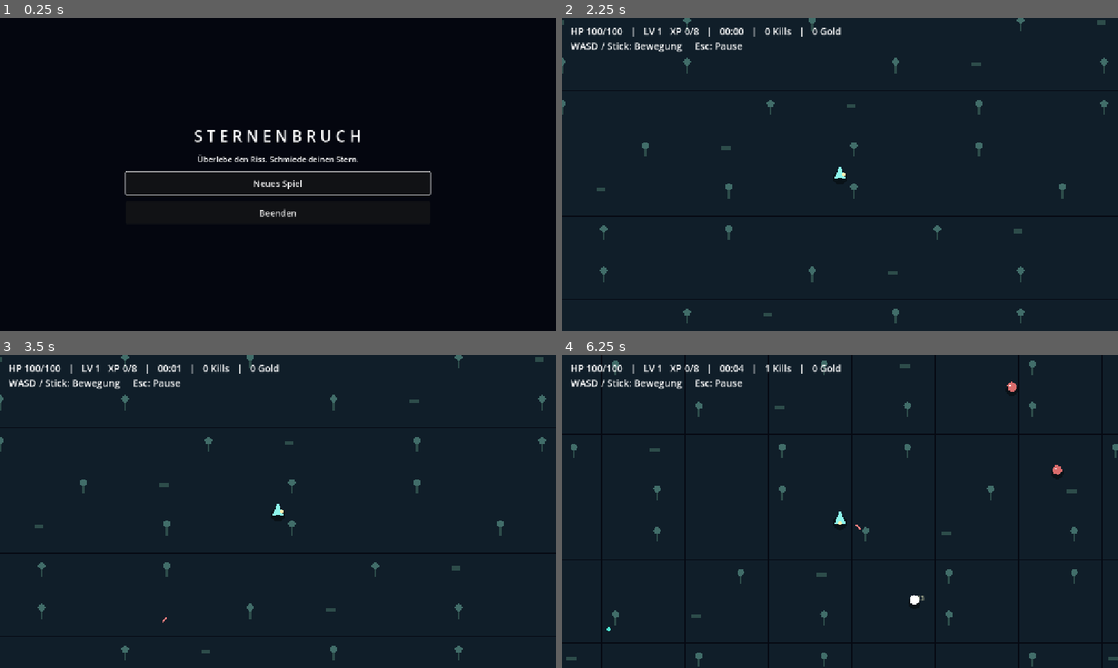
Above: before the commit, frames 1-4 (two rows, left to right).
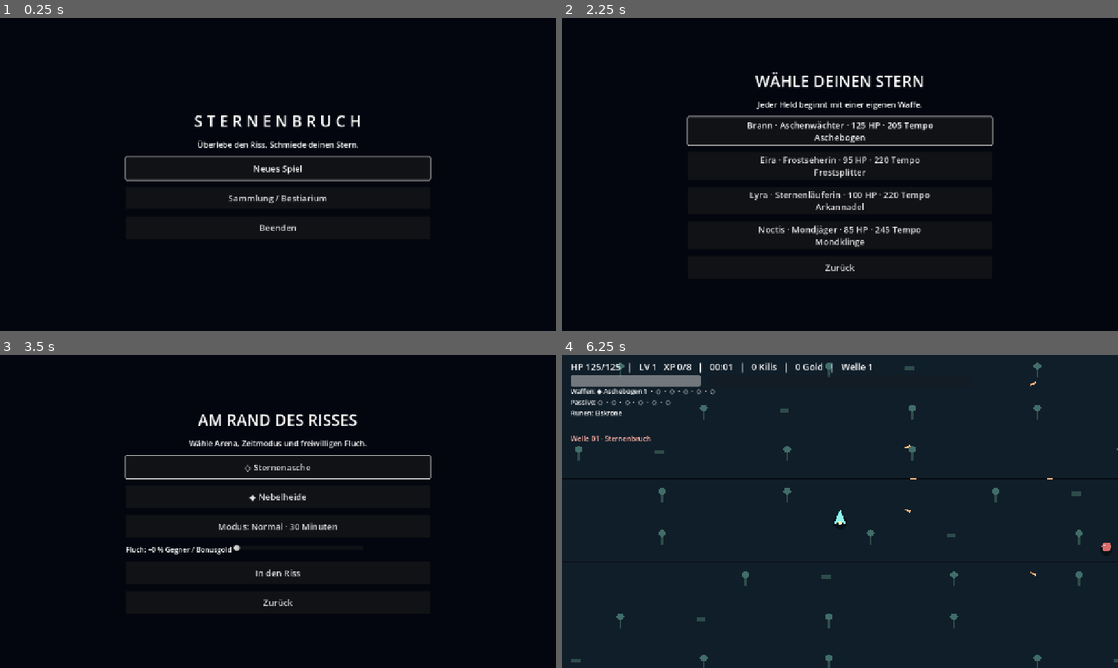
Above: after the commit, the same moments.

Repository: RaphaelGebauer/NULLBORN
Game: Godot game, scene res://scenes/main_menu.tscn
Two runs of this game, one before a commit and one after it. Both use one fixed random seed, a clock stepped at 60 frames per second and the inputs below.
Inputs (mouse positions are in pixels of both pictures, inside the frame that each line leads up to):
- Up to frame 1 (0.25 s): no input
- Up to frame 2 (2.25 s): click (840, 199) at 0.5 s, where only the run after the commit has a clickable "Sammlung / Bestiarium"; click (840, 290) at 1.25 s, where only the run after the commit has a clickable "Zurück"; click "Neues Spiel" at 2 s
- Up to frame 3 (3.5 s): click (278, 467) at 2.75 s, where only the run after the commit has a clickable "Brann · Aschenwächter · 125 H…"
- Up to frame 4 (6.25 s): click (840, 574) at 3.5 s, where only the run after the commit has a clickable "In den Riss"; click (840, 498) at 4.25 s, where only the run after the commit has a clickable "1 · Eiskrone 8 % Slow-Chance …"; tap Enter at 5 s; hold D (move_right) 5.03-5.78 s; tap 1 at 5.1 s; tap 2 at 5.3, 5.85 s; hold S (move_down) from 5.78 s (still down); tap 3 at 6.05 s

The runs differ from the first frame. In frame 1, 3.5% of the frame differs, in the area x 22-78%, y 31-68%; in frame 2, 77%; in frame 3, 79%, in the area x 0-100%, y 0-100%; in frame 4, 4.2%.

Commit message:
feat: phase C complete run progression, bosses, evolution and modal flow

Diff:
--- /dev/null
+++ b/scenes/game.tscn
@@ -0,0 +1,4 @@
+[gd_scene load_steps=2 format=3]
+[ext_resource type="Script" path="res://scripts/world.gd" id="1"]
+[node name="Arena" type="Node2D"]
+script = ExtResource("1")
--- /dev/null
+++ b/scenes/player.tscn
@@ -0,0 +1,4 @@
+[gd_scene load_steps=2 format=3]
+[ext_resource type="Script" path="res://scripts/player.gd" id="1"]
+[node name="Player" type="CharacterBody2D"]
+script = ExtResource("1")
--- a/scripts/app.gd
+++ b/scripts/app.gd
@@ -10,6 +10,15 @@
 var state: String = "MENU"
 var cards: Array = []
 var banishing: bool = false
+var selected_hero: String = "lyra"
+var selected_stage: String = "mist"
+var selected_fast: bool = false
+var selected_curse: float = 0
+var catalog=preload("res://scripts/data/registry.gd").new()
+var hp_bar: ProgressBar
+var xp_bar: ProgressBar
+var build_label: Label
+var boss_label: Label
 func _ready() -> void:
 	process_mode=Node.PROCESS_MODE_ALWAYS
 	setup_input()
@@ -70,39 +79,123 @@
 		remove_child(world)
 		world.queue_free()
 	box("S T E R N E N B R U C H","Überlebe den Riss. Schmiede deinen Stern.")
-	button("Neues Spiel",start_run)
+	button("Neues Spiel",character_select)
+	button("Sammlung / Bestiarium",collection)
 	button("Beenden",func(): get_tree().quit())
 func start_run() -> void:
 	model=Model.new()
+	model.rng.randomize()
+	model.hero=selected_hero
+	model.stage=selected_stage
+	model.fast=selected_fast
+	model.curse=selected_curse
+	model.weapons={catalog.get_def(selected_hero).values.weapon:1}
+	model.recalculate()
 	events.clear()
 	model.modal_requested.connect(func(kind): events.append(kind))
 	model.ended.connect(result)
-	world=World.new()
+	world=preload("res://scenes/game.tscn").instantiate()
 	world.model=model
 	world.process_mode=Node.PROCESS_MODE_PAUSABLE
 	add_child(world)
+	events.append("RUNE")
 	resume()
 func resume() -> void:
+	if model.finished: return
 	state="RUNNING"
 	clear_ui()
 	hud=Label.new()
-	hud.position=Vector2(20,15)
-	hud.add_theme_font_size_override("font_size",22)
+	hud.position=Vector2(20,12)
+	hud.add_theme_font_size_override("font_size",21)
 	ui.add_child(hud)
+	hp_bar=ProgressBar.new()
+	hp_bar.position=Vector2(20,46)
+	hp_bar.size=Vector2(300,18)
+	hp_bar.show_percentage=false
+	ui.add_child(hp_bar)
+	xp_bar=ProgressBar.new()
+	xp_bar.position=Vector2(340,46)
+	xp_bar.size=Vector2(600,18)
+	xp_bar.show_percentage=false
+	ui.add_child(xp_bar)
+	build_label=Label.new()
+	build_label.position=Vector2(20,72)
+	build_label.add_theme_font_size_override("font_size",15)
+	ui.add_child(build_label)
+	boss_label=Label.new()
+	boss_label.position=Vector2(20,155)
+	boss_label.modulate=Color("ffb1a5")
+	ui.add_child(boss_label)
 	get_tree().paused=false
+func build_text() -> String:
+	var rows: Array=[]
+	for pair in [["Waffen",model.weapons],["Passive",model.passives]]:
+		var names: Array=[]
+		for id in pair[1]: names.append("◆ %s %d" % [model.title(id),pair[1][id]])
+		for i in range(6-pair[1].size()): names.append("◇")
+		rows.append(pair[0]+": "+"  ·  ".join(names))
+	var names: Array=[]
+	for id in model.runes: names.append(model.title(id))
+	rows.append("Runen: "+" · ".join(names))
+	return "\n".join(rows)
 func _process(_delta: float) -> void:
 	if state=="RUNNING":
-		hud.text="HP %d/%d   |   LV %d   XP %d/%d   |   %02d:%02d   |   %d Kills   |   %d Gold\nWASD / Stick: Bewegung     Esc: Pause" % [model.hp,model.max_hp,model.level,model.xp,model.required_xp(),int(model.time)/60,int(model.time)%60,model.kills,model.gold]
+		hud.text="HP %d/%d   |   LV %d   XP %d/%d   |   %02d:%02d   |   %d Kills   |   %d Gold   |   Welle %d" % [model.hp,model.max_hp,model.level,model.xp,model.required_xp(),int(model.time)/60,int(model.time)%60,model.kills,model.gold,mini(30,int(model.time)/60+1)]
+		hp_bar.max_value=model.max_hp
+		hp_bar.value=model.hp
+		xp_bar.max_value=model.required_xp()
+		xp_bar.value=model.xp
+		build_label.text=build_text()
+		boss_label.text=""
+		for e in world.enemies:
+			if e.boss: boss_label.text+="%s   %d / %d HP\n" % [model.title(e.kind),maxi(0,int(e.hp)),int(e.max_hp)]
+		var seconds: int=int(model.time)%60
+		if seconds>=50 and int(model.time)/60 in [4,9,14,19,24,28]: boss_label.text+="⚠ Boss-Ankunft in %d Sekunden" % (60-seconds)
+		if seconds<3: boss_label.text+="\n"+catalog.get_def("wave_%02d" % mini(29,int(model.time)/60)).display_name
 		if not events.is_empty(): show_event()
 func show_event() -> void:
+	if model.finished: return
 	state=events.pop_front()
 	get_tree().paused=true
-	cards=model.offers()
-	box("STERNENAUFSTIEG · Level %d" % model.level,"Wähle eine Verstärkung. Die Welt wartet.")
-	for i in range(3): button("%d  ·  %s\n%s" % [i+1,model.title(cards[i]),model.describe(cards[i])],choose.bind(i))
-	button("Neu würfeln [R] · %d" % model.rerolls,reroll_cards).disabled=model.rerolls<=0
-	button("Überspringen [T] · %d" % model.skips,skip_cards).disabled=model.skips<=0
-	button("Verbannen [B] · %d (danach Karte wählen)" % model.banishes,toggle_banish).disabled=model.banishes<=0
+	banishing=false
+	match state:
+		"LEVELUP":
+			cards=model.offers()
+			redraw_cards()
+		"RUNE":
+			var pool: Array=catalog.catalogs.rune.keys().filter(func(id):return not id in model.runes)
+			cards=[]
+			while cards.size()<3 and not pool.is_empty(): cards.append(pool.pop_at(model.rng.randi_range(0,pool.size()-1)))
+			box("RUNENSEGEN","Wähle einen dauerhaften Segen für diesen Run. Kein Ausrüstungsslot nötig.")
+			for i in range(cards.size()): button("%d · %s\n%s" % [i+1,model.title(cards[i]),catalog.get_def(cards[i]).description],choose_rune.bind(i))
+		"CHEST","CHEST_EVOLUTION": open_chest(state=="CHEST_EVOLUTION")
+func choose_rune(index: int) -> void:
+	if state!="RUNE" or index>=cards.size(): return
+	model.add_rune(cards[index])
+	resume()
+func open_chest(eligible: bool) -> void:
+	var evolution: String=model.evolution(eligible)
+	var reward: int=model.rng.randi_range(60,140)
+	var lines: String=""
+	if evolution!="": lines="Neue Evolution!\n"+model.title(evolution)+"\n"+catalog.get_def(evolution).description
+	else:
+		var owned: Array=[]
+		for id in model.legal():
+			if model.weapons.has(id) or model.passives.has(id): owned.append(id)
+		if owned.is_empty(): reward=100
+		else:
+			var rewards: int=1
+			if model.rng.randf()<minf(.12,.015*model.luck): rewards=2
+			if model.rng.randf()<minf(.025,.003*model.luck): rewards=3
+			for i in range(rewards):
+				if owned.is_empty(): break
+				var id: String=owned.pop_at(model.rng.randi_range(0,owned.size()-1))
+				model.upgrade(id)
+				lines+="Verstärkt: "+model.title(id)+"\n"
+	model.gold+=roundi(reward*model.greed)
+	state="CHEST"
+	box("STERNENTRUHE",lines+"\n+%d Gold" % roundi(reward*model.greed))
+	button("Belohnung annehmen",resume)
 func choose(index: int) -> void:
 	if state!="LEVELUP": return
 	if banishing:
@@ -127,9 +220,18 @@
 		else:
 			state="PAUSED"
 			get_tree().paused=true
-			box("PAUSE")
+			box("PAUSE",build_text())
+			var recipes: String=""
+			for recipe in catalog.catalogs.evolution.values():
+				var owned: bool=false
+				for base in recipe.values.bases:
+					if model.weapons.has(base): owned=true
+				if owned: recipes+=recipe.display_name+": "+recipe.description+"\n"
+			label(recipes,14)
 			button("Weiter",resume)
-			button("Zum Menü",menu)
+			button("Run beenden",confirm_end)
+	if event is InputEventKey and event.pressed and not event.echo and state=="RUNE":
+		if event.keycode in [KEY_1,KEY_2,KEY_3]: choose_rune(event.keycode-KEY_1)
 	if event is InputEventKey and event.pressed and not event.echo and state=="LEVELUP":
 		if event.keycode in [KEY_1,KEY_2,KEY_3]: choose(event.keycode-KEY_1)
 		if event.keycode==KEY_R: reroll_cards()
@@ -160,3 +262,53 @@
 	if state=="LEVELUP" and model.banishes>0:
 		banishing=not banishing
 		redraw_cards()
+
+func character_select() -> void:
+	state="MENU"
+	box("WÄHLE DEINEN STERN","Jeder Held beginnt mit einer eigenen Waffe.")
+	for id in catalog.catalogs.character:
+		var d: Resource=catalog.get_def(id)
+		button("%s · %d HP · %d Tempo\n%s" % [d.display_name,d.values.hp,d.values.speed,catalog.get_def(d.values.weapon).display_name],select_hero.bind(id))
+	button("Zurück",menu)
+func select_hero(id: String) -> void:
+	selected_hero=id
+	stage_select()
+func stage_select() -> void:
+	box("AM RAND DES RISSES","Wähle Arena, Zeitmodus und freiwilligen Fluch.")
+	for id in catalog.catalogs.stage:
+		button(("◆ " if selected_stage==id else "◇ ")+catalog.get_def(id).display_name,func(): selected_stage=id; stage_select())
+	button("Modus: "+("Schnell · 15 Minuten" if selected_fast else "Normal · 30 Minuten"),func(): selected_fast=not selected_fast; stage_select())
+	var row:=HBoxContainer.new()
+	panel.add_child(row)
+	var text:=Label.new()
+	text.text="Fluch: +%d %% Gegner / Bonusgold" % roundi(selected_curse*100)
+	row.add_child(text)
+	var slider:=HSlider.new()
+	slider.min_value=0
+	slider.max_value=.5
+	slider.step=.1
+	slider.value=selected_curse
+	slider.custom_minimum_size.x=300
+	slider.value_changed.connect(func(v): selected_curse=v; text.text="Fluch: +%d %% Gegner / Bonusgold" % roundi(v*100))
+	row.add_child(slider)
+	button("In den Riss",start_run)
+	button("Zurück",character_select)
+func collection() -> void:
+	box("SAMMLUNG / BESTIARIUM")
+	var scroll:=ScrollContainer.new()
+	scroll.custom_minimum_size=Vector2(900,450)
+	panel.add_child(scroll)
+	var text:=RichTextLabel.new()
+	text.custom_minimum_size=Vector2(850,0)
+	text.fit_content=true
+	var lines: String=""
+	for kind in catalog.catalogs:
+		lines+="\n"+{"weapon":"WAFFEN","passive":"PASSIVE","enemy":"BESTIARIUM","character":"HELDEN","wave":"WELLEN","evolution":"REZEPTE","rune":"RUNEN","stage":"ARENEN"}[kind]+"\n"
+		for d in catalog.catalogs[kind].values(): lines+=d.display_name+" · "+d.description+"\n"
+	text.text=lines
+	scroll.add_child(text)
+	button("Zurück",menu)
+func confirm_end() -> void:
+	box("RUN BEENDEN?","Der Run endet als Niederlage. Erhaltenes Gold bleibt erhalten.")
+	button("Weiterspielen",resume)
+	button("Run abschließen",func(): model.finish(false))
--- a/scripts/world.gd
+++ b/scripts/world.gd
@@ -27,7 +27,7 @@
 var screen_shake: bool=true
 signal sound_requested(kind: String)
 func _ready() -> void:
-	player=Player.new()
+	player=preload("res://scenes/player.tscn").instantiate()
 	add_child(player)
 	combat.world=self
 func ring_position() -> Vector2:
--- a/tests/test_runner.gd
+++ b/tests/test_runner.gd
@@ -79,6 +79,47 @@
 	combat_world.collect(coin)
 	combat_world.collect(coin)
 	check(scene.model.gold==before+5,"Gold nur einmal gesammelt")
+	var evo=load("res://scripts/run_model.gd").new()
+	evo.weapons={"arcane_needle":8}
+	check(evo.evolution(true)=="","Evolution braucht Katalysator")
+	evo.passives={"power_core":1}
+	check(evo.evolution(false)=="","Alte Boss-Truhe bleibt nicht evolutionsfähig")
+	check(evo.evolution(true)=="star_piercer" and evo.weapons.size()==1 and not evo.weapons.has("arcane_needle"),"Evolution ersetzt Basis, erhält Slotzahl")
+	evo.weapons={"ash_bow":8,"frost_shard":8}
+	evo.passives={"runner_boots":1}
+	check(evo.evolution(true)=="dusk_storm" and evo.weapons.size()==1,"Fusion hat Vorrang und gibt Slot frei")
+	for recipe in registry.catalogs.evolution.values():
+		var v: Dictionary=registry.weapon_values(recipe.id,1)
+		check(v.damage>0 and v.get("evolved",false),"Funktionale Evolutionsdaten "+recipe.id)
+	for pair in [[5,"astral_guardian"],[10,"void_queen"],[29,"storm_core"]]:
+		combat_world.enemies.clear()
+		scene.model.time=pair[0]*60
+		combat_world._physics_process(.016)
+		check(combat_world.enemies.any(func(enemy):return enemy.kind==pair[1]),"Bosswelle "+str(pair[0]))
+	var winner=load("res://scripts/run_model.gd").new()
+	var results: Array=[]
+	winner.ended.connect(func(v):results.append(v))
+	winner.time=1799.9
+	winner.tick(.2)
+	winner.finish(true)
+	winner.hurt(999)
+	check(results==[true],"Sieg bei 30:00 und genau ein Endereignis")
+	scene.events=["LEVELUP","CHEST","RUNE"]
+	scene.show_event()
+	check(scene.state=="LEVELUP" and paused,"Level-Modal pausiert SceneTree")
+	var clock: float=scene.model.time
+	var combat_clock: float=combat_world.combat.elapsed
+	await process_frame
+	await physics_frame
+	check(scene.model.time==clock and combat_world.combat.elapsed==combat_clock,"Pause stoppt Timer, Kampf und Welt")
+	scene.choose(0)
+	scene.show_event()
+	check(scene.state=="CHEST","Truhe nach Level-up serialisiert")
+	scene.resume()
+	scene.show_event()
+	check(scene.state=="RUNE" and scene.cards.size()==3,"Runensegen nach Truhe serialisiert")
+	scene.choose_rune(0)
+	check(scene.state=="RUNNING" and not paused and scene.events.is_empty(),"Drei Modals ohne Deadlock aufgelöst")
 	scene.model.hurt(1000)
 	check(scene.state=="DEFEAT","Tod und Ergebnis")
 	scene.queue_free()
Not shown, changed: STATUS.md
